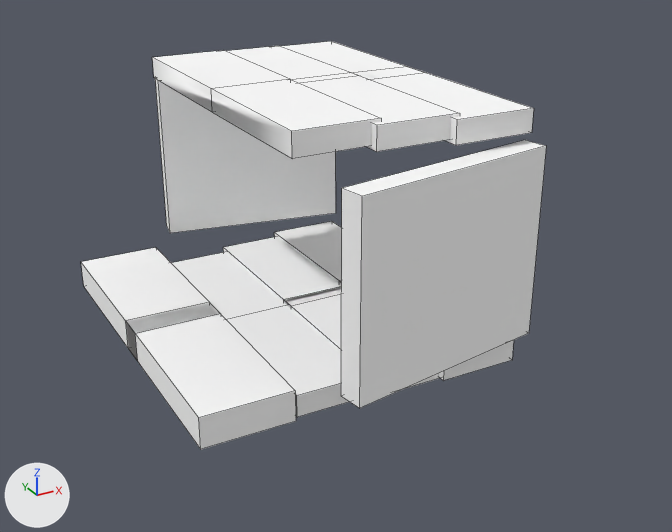
An edit to the OBJ model src/main/resources/assets/myvillage/models/equipment/forging/bench_leggings_3.obj, drawn before and after from the same camera.
Camera for both pictures: a camera (50 mm lens) standing at (0.139, -1.268, 0.437) and looking at (0.536, -0.545, 0.075). Every picture has the same lights, and +X, +Y and +Z are marked at lower left. The picture after the commit comes second. Mesh edges are drawn as thin lines. Where no turn or scale is listed for an object, it has been applied to the vertices. Vertices at exactly the same position are counted once.

In view in the first picture: 'bench_leggings_3'.
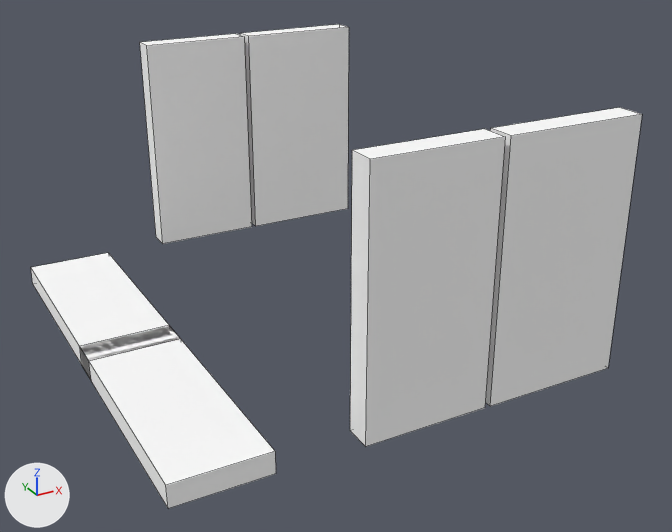
Changed parts and their boxes [x1, y1, x2, y2] in the pictures (672 x 532 px):
'bench_leggings_3', reshaped (31% wider, 19% taller)
    before: [81, 41, 546, 449]
    after: [31, 24, 642, 509]
part 1 of me_bench_leggings_3, added
    after: [485, 107, 642, 406]
part 2 of me_bench_leggings_3, added
    after: [350, 129, 505, 446]
part 3 of me_bench_leggings_3, added
    after: [80, 326, 276, 509]
part 4 of me_bench_leggings_3, added
    after: [240, 24, 349, 226]
part 5 of me_bench_leggings_3, added
    after: [140, 34, 252, 244]
part 6 of me_bench_leggings_3, added
    after: [31, 253, 180, 365]
part 7 of me_bench_leggings_3, deleted
    before: [172, 252, 349, 417]
part 8 of me_bench_leggings_3, deleted
    before: [152, 50, 381, 158]
part 9 of me_bench_leggings_3, deleted
    before: [126, 302, 296, 449]
part 10 of me_bench_leggings_3, deleted
    before: [284, 287, 440, 389]
part 11 of me_bench_leggings_3, deleted
    before: [341, 140, 546, 408]
part 12 of me_bench_leggings_3, deleted
    before: [226, 46, 359, 83]
part 13 of me_bench_leggings_3, deleted
    before: [81, 248, 220, 358]
part 14 of me_bench_leggings_3, deleted
    before: [300, 76, 460, 152]
part 15 of me_bench_leggings_3, deleted
    before: [274, 221, 342, 284]
part 16 of me_bench_leggings_3, deleted
    before: [438, 340, 514, 381]
part 17 of me_bench_leggings_3, deleted
    before: [282, 41, 426, 80]
part 18 of me_bench_leggings_3, deleted
    before: [155, 79, 336, 233]
part 19 of me_bench_leggings_3, deleted
    before: [354, 72, 534, 145]
part 20 of me_bench_leggings_3, deleted
    before: [223, 237, 341, 308]

Edits to the bpy script that builds the scene:
```text
Change me_bench_leggings_3:
    used by ob_bench_leggings_3; location = (0.0, 0.0, 0.0)
    remove me_bench_leggings_3.from_pydata(...)  # 120 vertices, 94 faces; spans x 0.343..0.657, y -0.726..-0.274, z 0.0..0.25
    add me_bench_leggings_3.from_pydata(...)  # 48 vertices, 36 faces; spans x 0.298..0.702, y -0.748..-0.252, z 0.0..0.25
    me_bench_leggings_3 part 1: a new loose piece, a box spanning x 0.571..0.702, y -0.748..-0.724, z 0.019..0.25, in mat_m0 (its picture is missing)
    me_bench_leggings_3 part 2: a new loose piece, a box spanning x 0.451..0.566, y -0.748..-0.724, z 0.019..0.25, in mat_m0 (its picture is missing)
    me_bench_leggings_3 part 3: a new loose piece, a box spanning x 0.298..0.385, y -0.723..-0.484, z 0.0..0.021, in mat_m0 (its picture is missing)
    me_bench_leggings_3 part 4: a new loose piece, a box spanning x 0.571..0.702, y -0.276..-0.252, z 0.019..0.25, in mat_m0 (its picture is missing)
    me_bench_leggings_3 part 5: a new loose piece, a box spanning x 0.451..0.566, y -0.276..-0.252, z 0.019..0.25, in mat_m0 (its picture is missing)
    me_bench_leggings_3 part 6: a new loose piece, a box spanning x 0.298..0.385, y -0.516..-0.277, z 0.0..0.021, in mat_m0 (its picture is missing)
    me_bench_leggings_3 part 7: the loose piece of 12 vertices spanning x 0.436..0.513, y -0.66..-0.34, z 0.0..0.021 is deleted
    me_bench_leggings_3 part 8: the loose piece of 12 vertices spanning x 0.436..0.513, y -0.66..-0.34, z 0.229..0.25 is deleted
    me_bench_leggings_3 part 9: the loose piece of 8 vertices spanning x 0.343..0.427, y -0.675..-0.485, z 0.007..0.037 is deleted
    me_bench_leggings_3 part 10: the loose piece of 8 vertices spanning x 0.505..0.583, y -0.668..-0.492, z 0.003..0.024 is deleted
    me_bench_leggings_3 part 11: the loose piece of 8 vertices spanning x 0.454..0.657, y -0.726..-0.668, z 0.039..0.215 is deleted
    me_bench_leggings_3 part 12: the loose piece of 8 vertices spanning x 0.505..0.583, y -0.508..-0.332, z 0.226..0.247 is deleted
    me_bench_leggings_3 part 13: the loose piece of 8 vertices spanning x 0.343..0.427, y -0.515..-0.325, z 0.007..0.037 is deleted
    me_bench_leggings_3 part 14: the loose piece of 8 vertices spanning x 0.505..0.583, y -0.668..-0.492, z 0.226..0.247 is deleted
    me_bench_leggings_3 part 15: the loose piece of 8 vertices spanning x 0.574..0.652, y -0.517..-0.323, z 0.005..0.026 is deleted
    me_bench_leggings_3 part 16: the loose piece of 8 vertices spanning x 0.574..0.652, y -0.677..-0.483, z 0.005..0.026 is deleted
    me_bench_leggings_3 part 17: the loose piece of 8 vertices spanning x 0.574..0.652, y -0.517..-0.323, z 0.224..0.245 is deleted
    me_bench_leggings_3 part 18: the loose piece of 8 vertices spanning x 0.454..0.657, y -0.332..-0.274, z 0.039..0.215 is deleted
    me_bench_leggings_3 part 19: the loose piece of 8 vertices spanning x 0.574..0.652, y -0.677..-0.483, z 0.224..0.245 is deleted
    me_bench_leggings_3 part 20: the loose piece of 8 vertices spanning x 0.505..0.583, y -0.508..-0.332, z 0.003..0.024 is deleted
```
